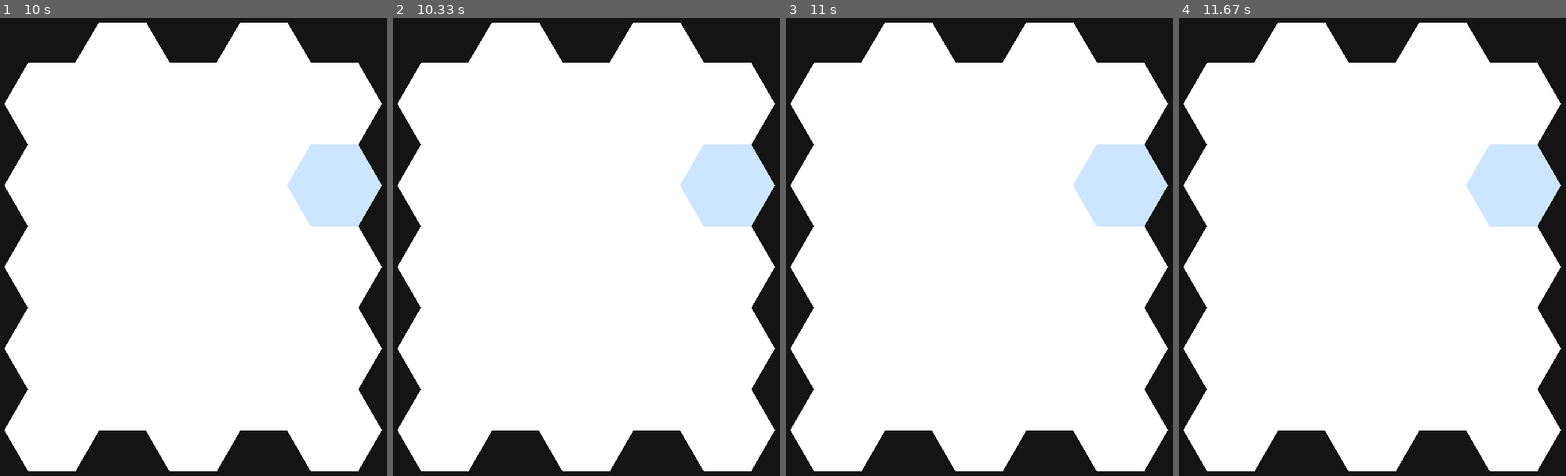
Above: before the commit, frames 1-4 (left to right).
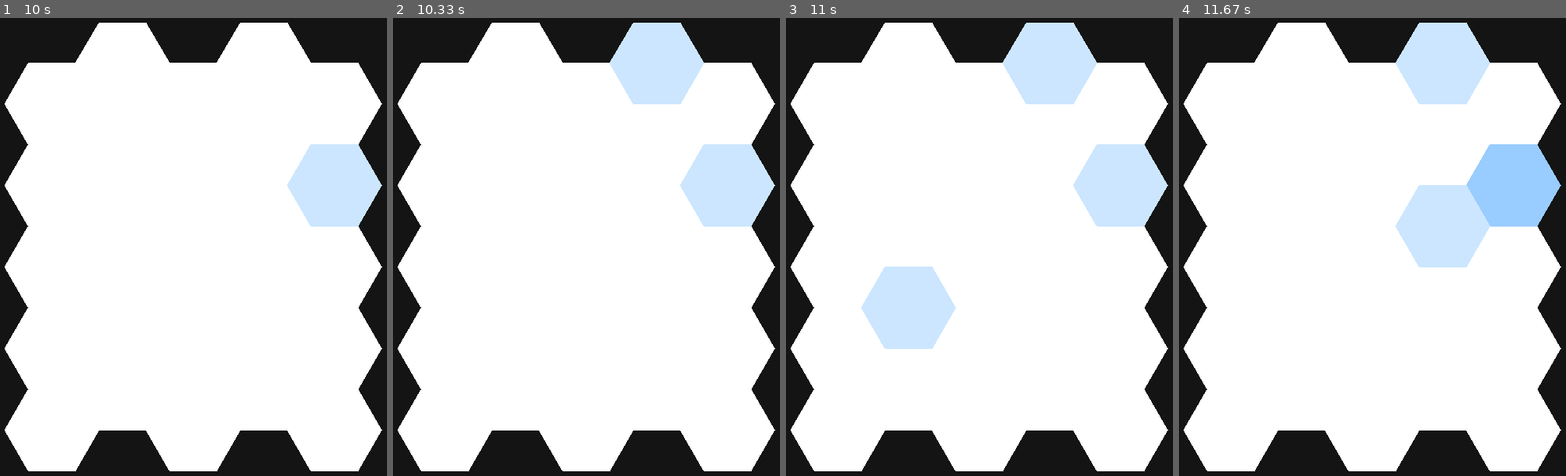
Above: after the commit, the same moments.

Repository: CoderDojoPotsdam/projects
Game: pygame game, started from Python/Hexagon/hexagon.py
Two runs of this game, one before a commit and one after it. Both use one fixed random seed, a clock stepped at 60 frames per second and the inputs below. The source is Python 2; it was converted automatically to run under Python 3.
Inputs (mouse positions are in pixels of both pictures, inside the frame that each line leads up to):
- Up to frame 1 (10 s): click (127, 388) at 6.38 s; click (61, 430) at 6.72 s
- Up to frame 2 (10.33 s): no input
- Up to frame 3 (11 s): no input
- Up to frame 4 (11.67 s): click (1326, 315) at 11.52 s

Frame 1 is identical in both runs. In frame 2, 3.3% of the frame differs, in the area x 55-81%, y 1-19%; in frame 3, 6.6%; in frame 4, 9.9%, in the area x 55-99%, y 1-55%.

Commit message:
hexagon score

Diff:
--- a/Python/Hexagon/hexagon.py
+++ b/Python/Hexagon/hexagon.py
@@ -4,35 +4,34 @@
 import random
 class Game(object):
     def __init__(self,hexalist,random):
-        running = True
-        advance = True
-
+        self.running = True
+        self.score=0
         self.currentTime=0
         self.oldTime=0
         self.timeDifference=0
         screen = pygame.display.set_mode([540,630])
         pygame.display.set_caption('hexagon.py')
         self.firstdraw(screen,hexalist,random)
-        self.update(running,screen,hexalist,random)
-    def update(self,status,frame,hexalist,random):
-        while status == True:
+        self.update(screen,hexalist,random)
+    def update(self,frame,hexalist,random):
+        while self.running == True:
             self.oldTime=self.currentTime
             for i in range(25):
                 hexalist[i].update(self.timeDifference,frame,random,self,hexalist)
-                hexalist[i].fl+=0.0000006
+
             for event in pygame.event.get():
                 if event.type == pygame.QUIT:
-                    status = False
+                    self.running = False
             pygame.display.flip()
             self.currentTime=pygame.time.get_ticks()
             self.timeDifference=self.currentTime-self.oldTime
         pygame.quit()
     def over(self,frame,hexalist):
-        frame.fill([200,0,0])
+        self.running=False
+        print("Game over!")
+        print("Score: ")
+        print(self.score)
 
-        for i in range(25):
-            hexalist[i].fillStatus=0
-            hexalist[i].timeupd=800000
     def firstdraw(self,frame,hexalist,random):
         x=30
         y=30
@@ -56,14 +55,11 @@
             elif offset == 0:
                 offset = 1
             placeY=0
-            #sy=sy-offset*2+1
             placeX=placeX+1.5*size
 class Hexagon(object):
     def __init__(self,posX,posY,frame,random,hexalist):
         self.fillStatus=0
         self.size=60
-        #self.color=[255-self.fillStatus*255/5,255-self.fillStatus*128/5,255]
-        #self.draw(frame,posX,posY)
         self.timeSpent=0
         self.xcoord=posX
         self.ycoord=posY
@@ -74,18 +70,17 @@
         self.timeSpent=self.timeSpent+time
         if self.timeSpent>self.timeupd:
             self.timeSpent-=self.timeupd
+            self.fl+=0.000006
             if self.fillStatus>0:
-                self.hitbox(pygame.mouse.get_pos()[0],pygame.mouse.get_pos()[1],frame)
+                self.hitbox(pygame.mouse.get_pos()[0],pygame.mouse.get_pos()[1],frame,game)
             if random.random()<self.fl:
                 self.fill(frame,game,hexalist)
-    def hitbox(self,x,y,frame):
-        if y>self.ycoord*self.size*math.sqrt(3)/4 and y<self.ycoord+self.size*math.sqrt(3)*3/4:
-            if x>self.xcoord and x<self.xcoord+self.size*2:
+
+    def hitbox(self,x,y,frame,game):
+        if y>self.ycoord and y<self.ycoord+self.size*math.sqrt(3):
+            if abs(y-self.ycoord-self.size*math.sqrt(3)/2)/math.sqrt(3)+abs(x-self.xcoord-self.size)<self.size:
                 self.clear(frame)
-
-        elif y>self.ycoord and y<self.ycoord+self.size*math.sqrt(3):
-                if x>self.xcoord+self.size/2 and x<self.xcoord+self.size*3/2:
-                    self.clear(frame)
+                game.score+=1
 
     def fill(self,frame,game,hexalist):
         self.fillStatus=self.fillStatus+1
